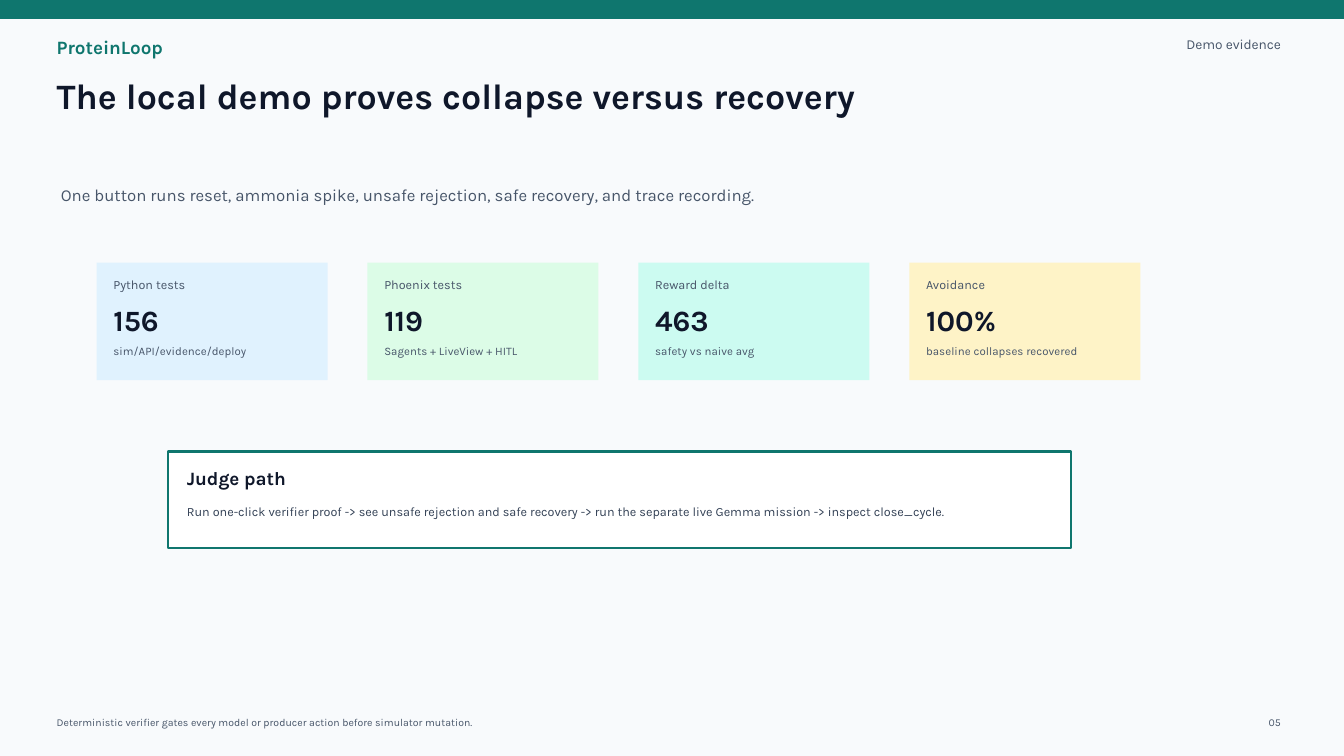
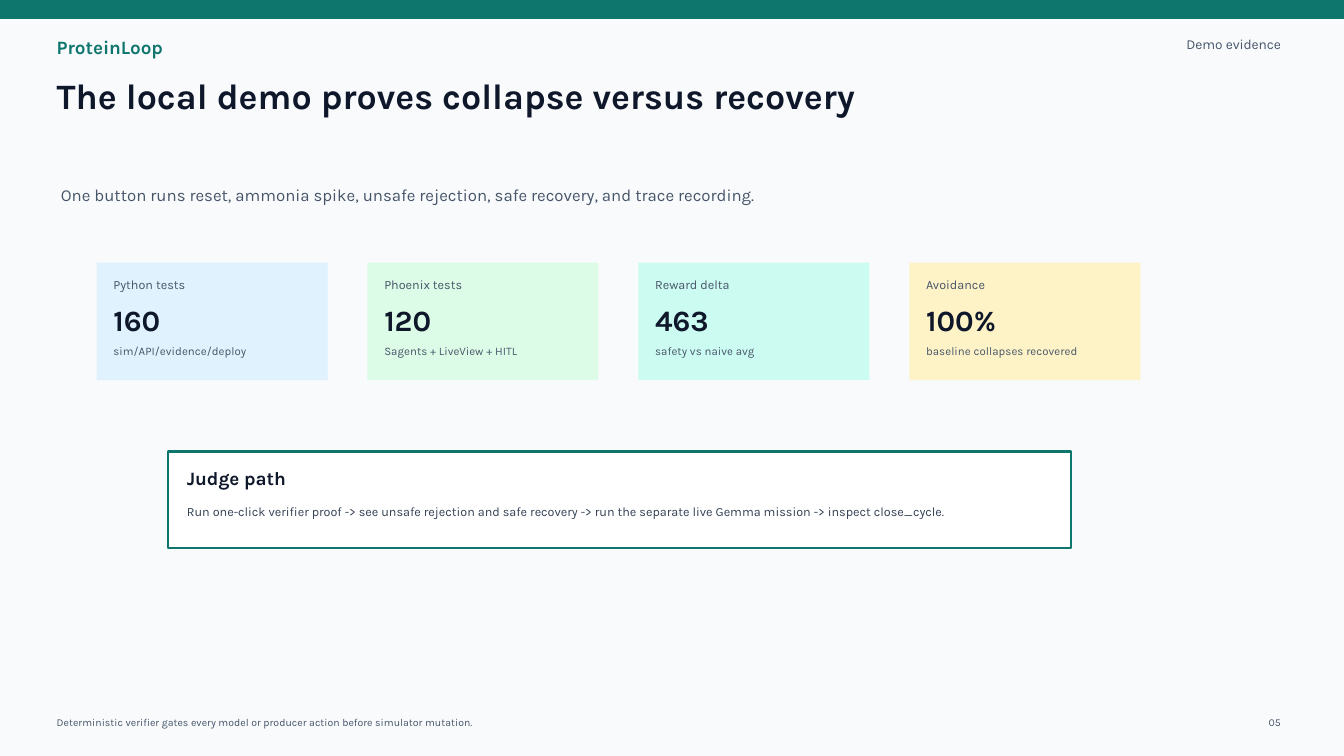
Before and after one commit to Anarpego/ProteinLoop, a slide deck: slide 5 of submission/proteinloop-hackathon-deck.pptx. Drawn at 1344x756 pixels with LibreOffice and Linux fonts; fonts in the diff are those of the drawing. Boxes give left, top, right and bottom in pixels: in the first picture for what was removed or moved away, otherwise in the second. Text is boxed around its words. In the diff, an @@ line names an element or a change of style, - is before the commit and + after.

```diff
--- a/submission/proteinloop-hackathon-deck.pptx
+++ b/submission/proteinloop-hackathon-deck.pptx
@@ text at (113, 311, 160, 332): text changed @@
-156
+160
@@ text at (384, 311, 431, 332): text changed @@
-119
+120
```
Also in this commit, not shown: 2 other slides changed, 1 slide added, 1 slide removed, 24 other files.
